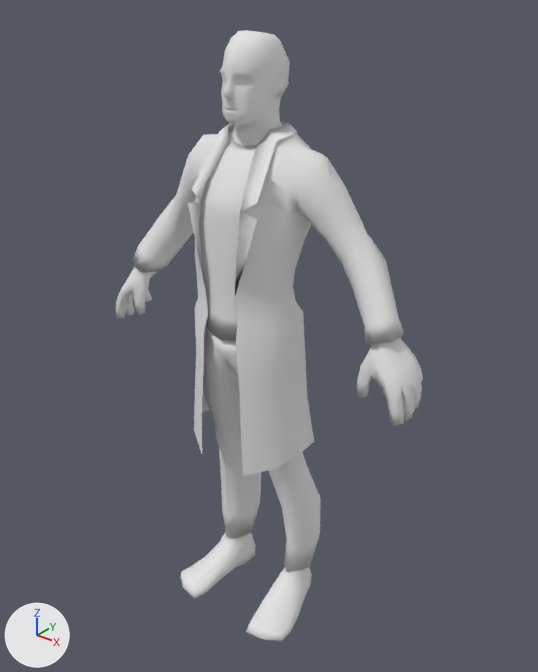
Two versions of the FBX model Assets/ZombieOperation/Models/Researcher.fbx, one commit apart.
Camera for both pictures: a camera (50 mm lens) standing at (1.286, -1.531, 1.947) and looking at (0.027, 0.044, 0.971). Every picture has the same lights, and +X, +Y and +Z are marked at lower left. Where no turn or scale is listed for an object, it has been applied to the vertices. Vertices at the same position are counted once.

The older version as bpy lines, for what is in view:
```python
mat_human = principled_material('Human')
mat_human.base_color = (0.8, 0.8, 0.8)  # white #e7e7e7
mat_human.roughness = 0.69
me_human = bpy.data.meshes.new('Human')
me_human.from_pydata(...)  # 1252 vertices, 1274 faces; spans x -0.55..0.55, y -0.19..0.16, z 0.0..1.82
me_human.materials.append(mat_human)  # white #e7e7e7
ob_boffin = bpy.data.objects.new('Boffin', me_human)
ob_boffin.location = (0.0, 0.0, 0.0)
```
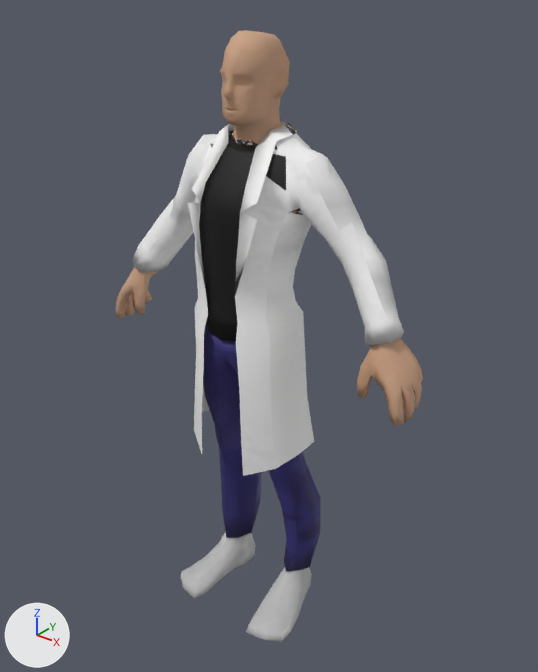
What differs and where, as boxes (x1, y1, x2, y2) in the pictures (538 x 672 px):
'Boffin', surface changed
    both: (116, 30, 423, 642)

The change, as a diff of the scene's bpy script:
```diff
--- a/Assets/ZombieOperation/Models/Researcher.fbx.py
+++ b/Assets/ZombieOperation/Models/Researcher.fbx.py
@@ img_audience2_text_png @@
+img_audience2_text_png = load_image('Audience2_TEXT.png', '../Texture/Audience2_TEXT.png', 1024, 1024, 'sRGB')
@@ mat_human @@
 mat_human = principled_material('Human')
-mat_human.base_color = (0.8, 0.8, 0.8)  # white #e7e7e7
+mat_human.texture = img_audience2_text_png
 mat_human.roughness = 0.69
@@ me_human @@
 me_human.from_pydata(...)  # 1252 vertices, 1274 faces; spans x -0.55..0.55, y -0.19..0.16, z 0.0..1.82
 # used by ob_boffin; location = (0.0, 0.0, 0.0)
+# me_human part 1: texture (UV) coordinates of 1232 of 1274 faces, centred in x -0.55..0.55, y -0.18..0.15, z 0.0..1.82, changed; they spanned u 0.0..1.0, v 0.0..1.0 and now span u 0.0..1.0, v 0.0..1.0
 me_human.materials.append(mat_human)
```
